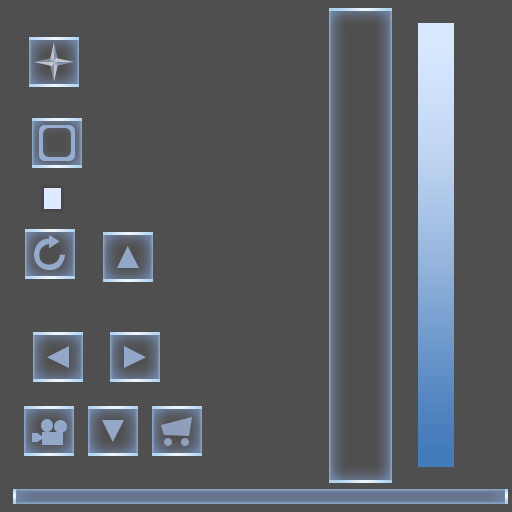
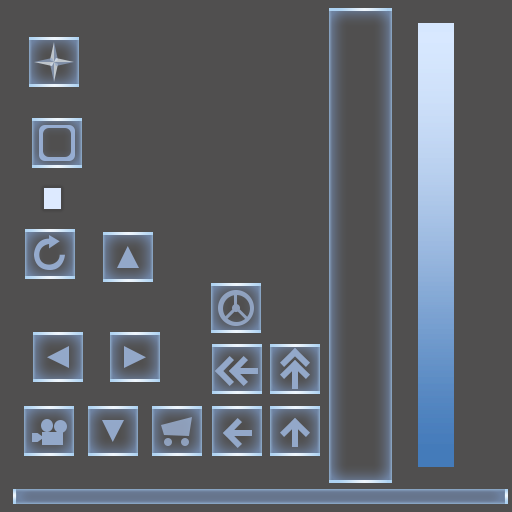
Before/after of a w=512, h=512 layered artwork. What changed in the layer stack:
added group "Cam updown" with 10 layers in group "GUI" over [270, 406, 320, 456]
added group "SharpButton" (9th of 32, in "GUI" › "Cam updown") with 5 layers in group "Cam updown" over [270, 406, 320, 456]
added layer "SharpButtonTrim" (5th of 16, in "GUI" › "Cam updown" › "SharpButton") in group "SharpButton" over [270, 406, 320, 456]
added layer "SharpButton" (10th of 32, in "GUI" › "Cam updown" › "SharpButton") in group "SharpButton" over [270, 406, 320, 456]
added group "Cam Hupdown" with 12 layers in group "GUI" over [270, 344, 320, 394]
added group "SharpButton" (11th of 32, in "GUI" › "Cam Hupdown") with 5 layers in group "Cam Hupdown" over [270, 344, 320, 394]
added layer "SharpButtonTrim" (6th of 16, in "GUI" › "Cam Hupdown" › "SharpButton") in group "SharpButton" over [270, 344, 320, 394]
added layer "SharpButton" (12th of 32, in "GUI" › "Cam Hupdown" › "SharpButton") in group "SharpButton" over [270, 344, 320, 394]
added group "Cam Hleft-right" with 12 layers in group "GUI" over [212, 344, 262, 394]
added group "SharpButton" (13th of 32, in "GUI" › "Cam Hleft-right") with 5 layers in group "Cam Hleft-right" over [212, 344, 262, 394]
added layer "SharpButtonTrim" (7th of 16, in "GUI" › "Cam Hleft-right" › "SharpButton") in group "SharpButton" over [212, 344, 262, 394]
added layer "SharpButton" (14th of 32, in "GUI" › "Cam Hleft-right" › "SharpButton") in group "SharpButton" over [212, 344, 262, 394]
added group "Cam left-right" with 10 layers in group "GUI" over [212, 406, 262, 456]
added group "SharpButton" (15th of 32, in "GUI" › "Cam left-right") with 5 layers in group "Cam left-right" over [212, 406, 262, 456]
added layer "SharpButtonTrim" (8th of 16, in "GUI" › "Cam left-right" › "SharpButton") in group "SharpButton" over [212, 406, 262, 456]
…and 37 more changes (37 added)
